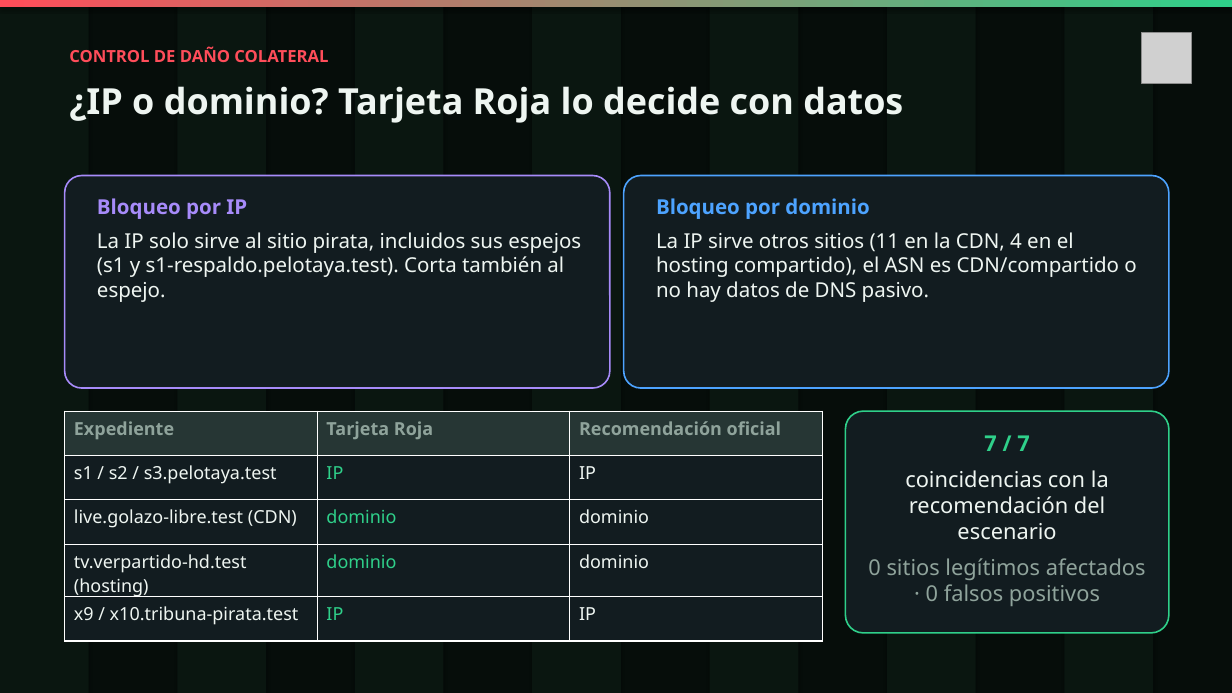
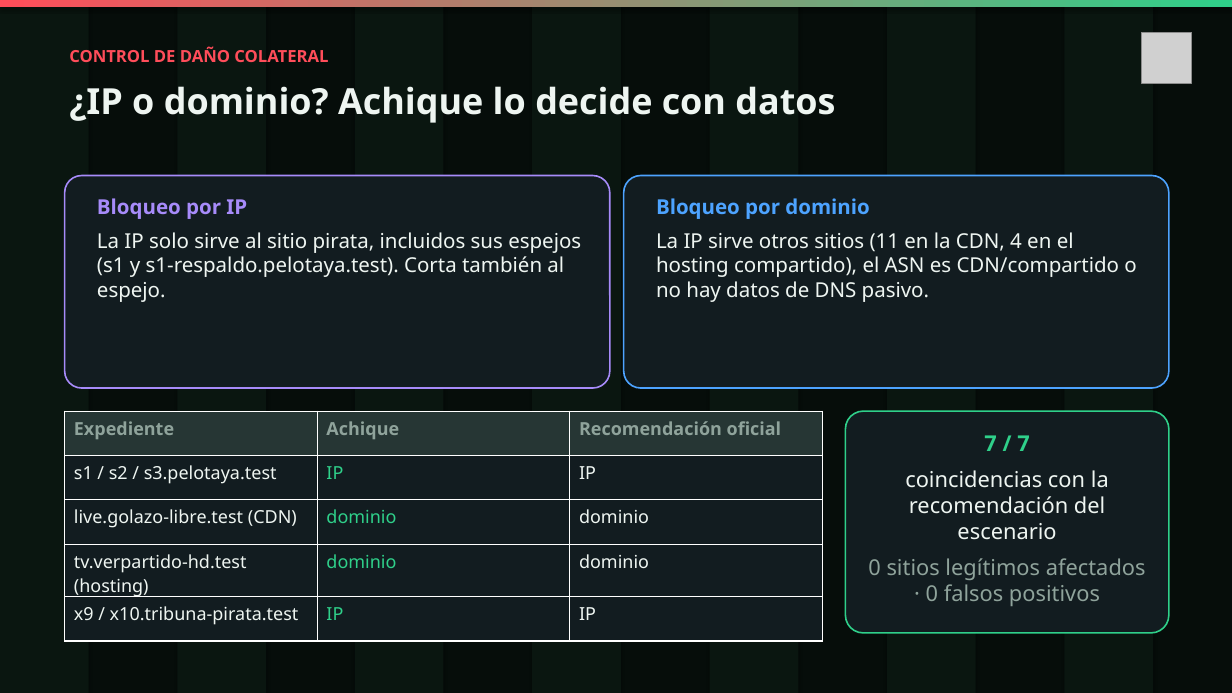
Before and after one commit to Maurezg7/achique, a slide deck: slide 5 of entrega/presentacion.pptx. Drawn at 1232x693 pixels with LibreOffice and Linux fonts; fonts in the diff are those of the drawing; grey boxes stand for pictures. Boxes give left, top, right and bottom in pixels: in the first picture for what was removed or moved away, otherwise in the second. Text is boxed around its words. In the diff, an @@ line names an element or a change of style, - is before the commit and + after.

Commit message:
refactor: la plataforma pasa a llamarse Achique (paquete achique/, UI, logo, docs y presentación)

```diff
--- a/entrega/presentacion.pptx
+++ b/entrega/presentacion.pptx
@@ text at (x1=69, y1=86, x2=835, y2=123): text changed @@
-¿IP o dominio? Tarjeta Roja lo decide con datos
+¿IP o dominio? Achique lo decide con datos
@@ table at (x1=65, y1=411, x2=822, y2=633) @@
-row 1, column 2: Tarjeta Roja
+row 1, column 2: Achique
```
Also in this commit, not shown: 5 other slides changed, 22 other files.
